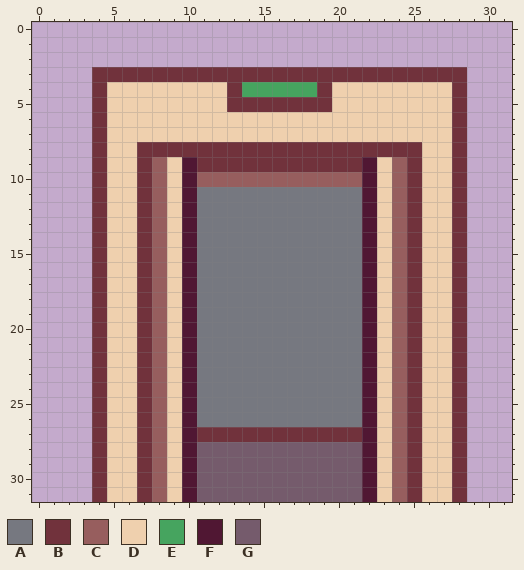
One commit to this pixel-art sprite: sprites/elevator/elevator4.png. Above is the file before it was changed.
The file is 32x32 pixels.
Palette (. is transparent): A #767880  B #71323c  C #975e5e  D #efd0ae  E #46a45f  F #501733  G #755b6c
Pixels before, first column x 4:
 3 BBBBBBBBBBBBBBBBBBBBBBBBB
 4 BDDDDDDDDBEEEEEBDDDDDDDDB
 5 BDDDDDDDDBBBBBBBDDDDDDDDB
 6 BDDDDDDDDDDDDDDDDDDDDDDDB
 7 BDDDDDDDDDDDDDDDDDDDDDDDB
 8 BDDBBBBBBBBBBBBBBBBBBBDDB
 9 BDDBCDFBBBBBBBBBBBFDCBDDB
10 BDDBCDFCCCCCCCCCCCFDCBDDB
11 BDDBCDFAAAAAAAAAAAFDCBDDB
12 BDDBCDFAAAAAAAAAAAFDCBDDB
13 BDDBCDFAAAAAAAAAAAFDCBDDB
14 BDDBCDFAAAAAAAAAAAFDCBDDB
15 BDDBCDFAAAAAAAAAAAFDCBDDB
16 BDDBCDFAAAAAAAAAAAFDCBDDB
17 BDDBCDFAAAAAAAAAAAFDCBDDB
18 BDDBCDFAAAAAAAAAAAFDCBDDB
19 BDDBCDFAAAAAAAAAAAFDCBDDB
20 BDDBCDFAAAAAAAAAAAFDCBDDB
21 BDDBCDFAAAAAAAAAAAFDCBDDB
22 BDDBCDFAAAAAAAAAAAFDCBDDB
23 BDDBCDFAAAAAAAAAAAFDCBDDB
24 BDDBCDFAAAAAAAAAAAFDCBDDB
25 BDDBCDFAAAAAAAAAAAFDCBDDB
26 BDDBCDFAAAAAAAAAAAFDCBDDB
27 BDDBCDFBBBBBBBBBBBFDCBDDB
28 BDDBCDFGGGGGGGGGGGFDCBDDB
29 BDDBCDFGGGGGGGGGGGFDCBDDB
30 BDDBCDFGGGGGGGGGGGFDCBDDB
31 BDDBCDFGGGGGGGGGGGFDCBDDB
New version:
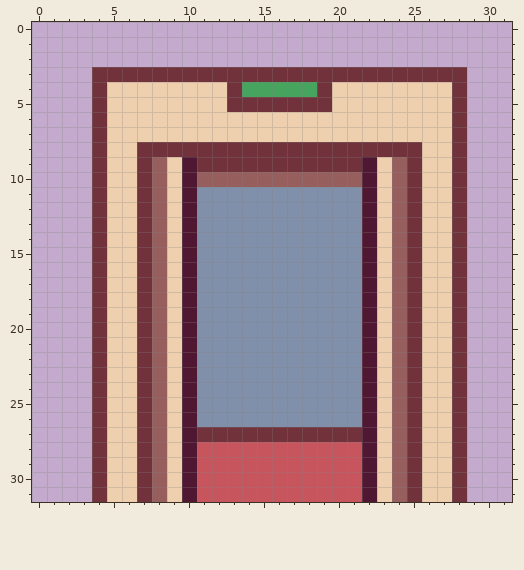
From old to new:
colour A: #767880 -> #808faa
colour G: #755b6c -> #c7555e
Boxes around the changes in both pictures, in picture pixels (x1, y1, x2, y2):
changed: (197, 187, 362, 502)
